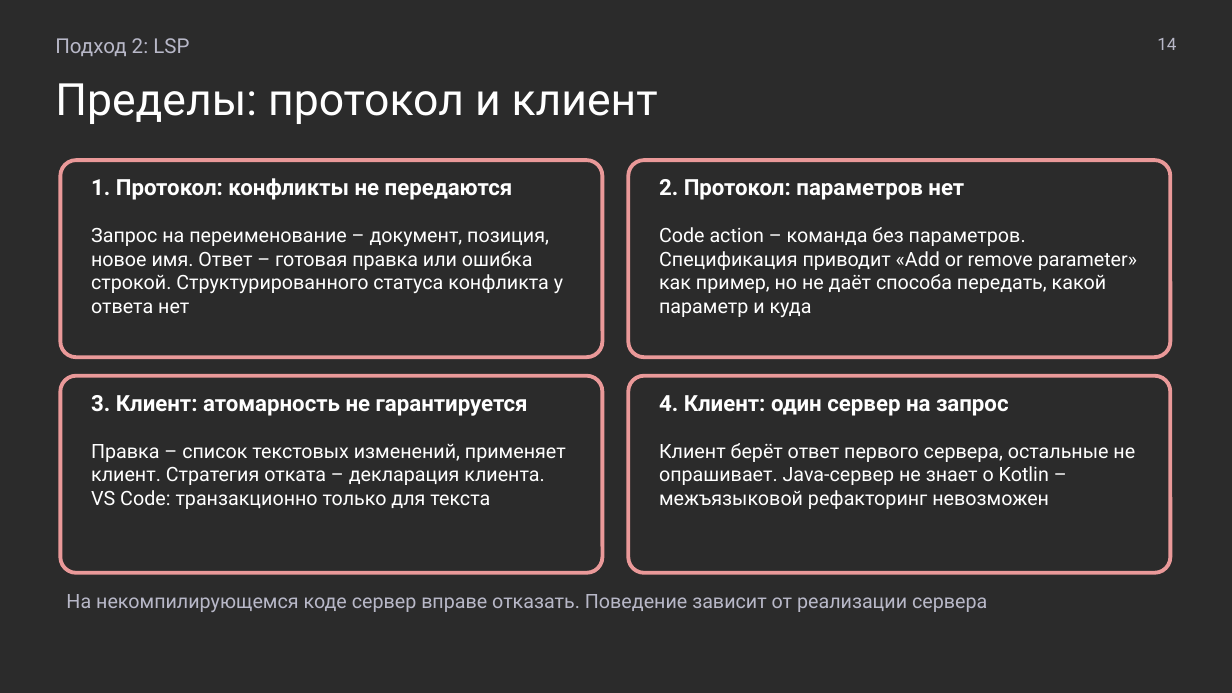
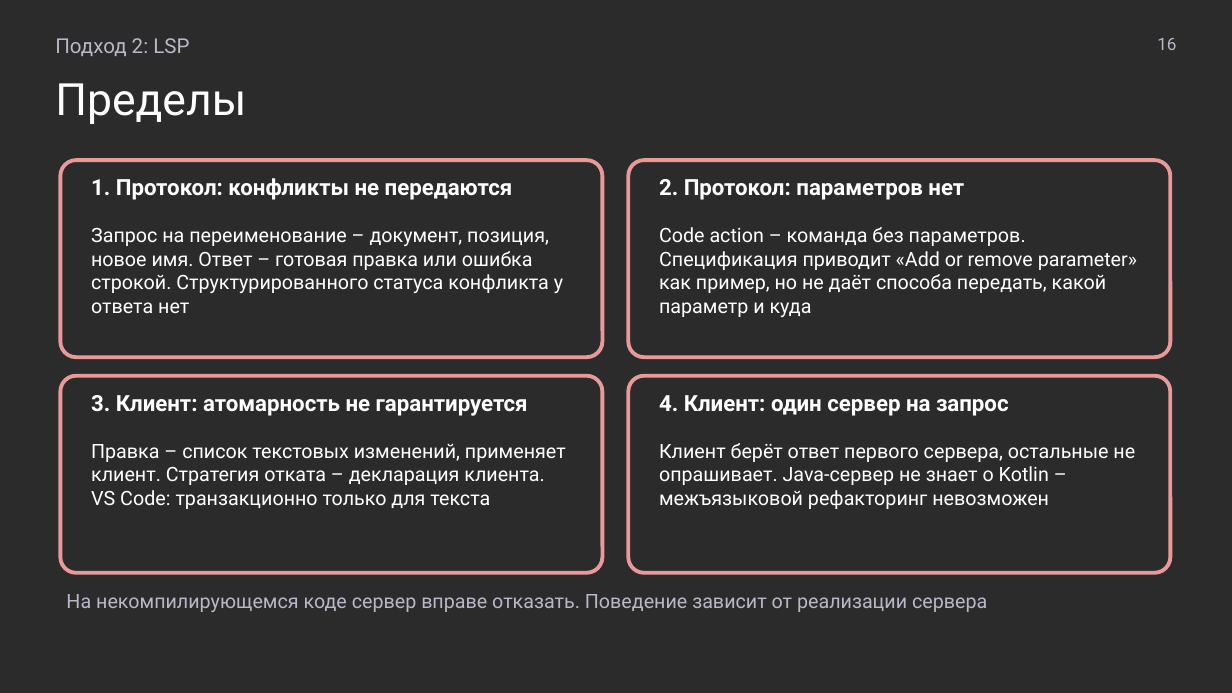
Before and after one commit to MchKosticyn/ide-refactoring-in-ai-agents, a slide deck: slide 16 of Доклад_ Рефакторинг в ИИ-агентах.pptx (slide 14 before the commit). Drawn at 1232x693 pixels with LibreOffice and Linux fonts; fonts in the diff are those of the drawing; background and template pictures are left out; a plain dark background stands for a picture behind light text. Boxes give left, top, right and bottom in pixels: in the first picture for what was removed or moved away, otherwise in the second. Text is boxed around its words. In the diff, an @@ line names an element or a change of style, - is before the commit and + after.

```diff
--- a/Доклад_ Рефакторинг в ИИ-агентах.pptx
+++ b/Доклад_ Рефакторинг в ИИ-агентах.pptx
@@ text at (1157, 38, 1176, 50): text changed @@
-14
+16
@@ text at (55, 83, 246, 124): text changed @@
-Пределы: протокол и клиент
+Пределы
```
Also in this commit, not shown: 21 other slides changed, 5 slides added, 2 other files.
